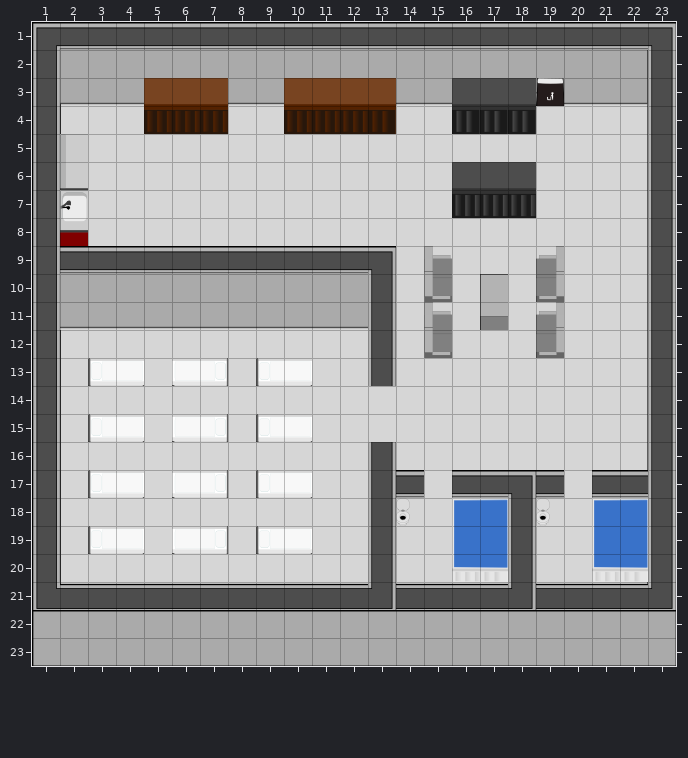
Tiled map, stored at android/assets/map3.tmx. Above is the file before it was changed.
Cells are 50x50 px. Shown: x 1..23, y 1..23.
After:
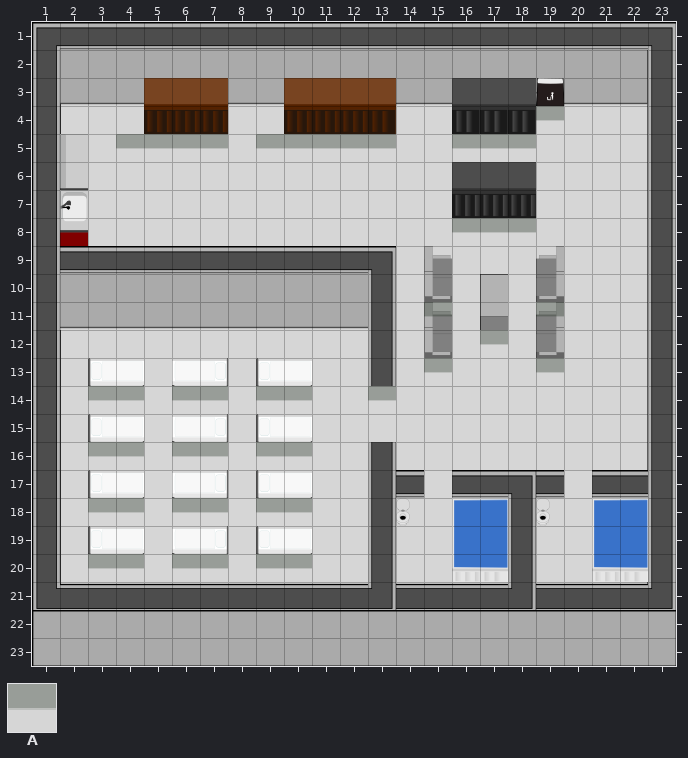
Key: from "shadow": A 0.
_ is an empty cell.
Tiles of an added or newly shown layer are drawn over the layers below it.
See-through tiles are keyed as they look on the map.
Change:
Layer "shadow" (added):
y 4: x 19 _ -> A
y 5: x 4..7 ____ -> AAAA; x 9..13 _____ -> AAAAA; x 16..18 ___ -> AAA
y 8: x 16..18 ___ -> AAA
y 11: x 15 _ -> A; x 19 _ -> A
y 12: x 17 _ -> A
y 13: x 15 _ -> A; x 19 _ -> A
y 14: x 3..4 __ -> AA; x 6..7 __ -> AA; x 9..10 __ -> AA; x 13 _ -> A
y 16: x 3..4 __ -> AA; x 6..7 __ -> AA; x 9..10 __ -> AA
y 18: x 3..4 __ -> AA; x 6..7 __ -> AA; x 9..10 __ -> AA
y 20: x 3..4 __ -> AA; x 6..7 __ -> AA; x 9..10 __ -> AA
